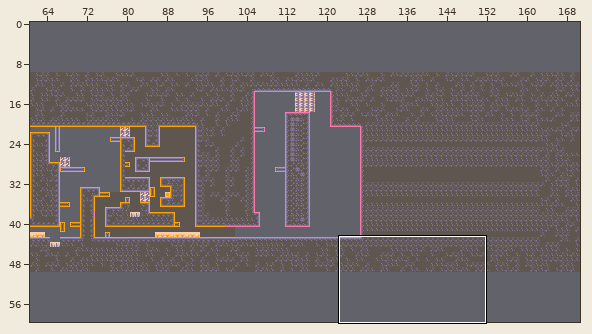
Two versions of a level (Tiled map, res/maps/simple_map.tmx). The picture above shows the old version from afar; the outline marks the close-up.
Close-up. The starting point:
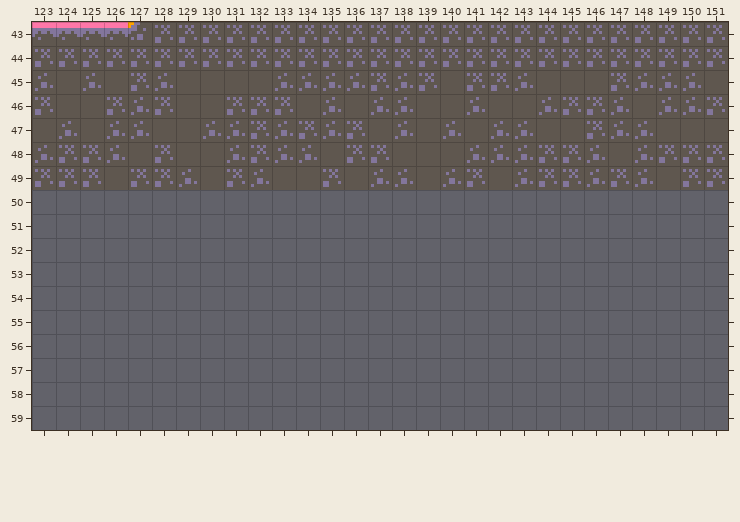
Cells are 8x8 px. Shown: x 123..151, y 43..59. The commit also changed other parts of the map, which this record leaves out. The old version is drawn lined up with the new one.
And afterwards:
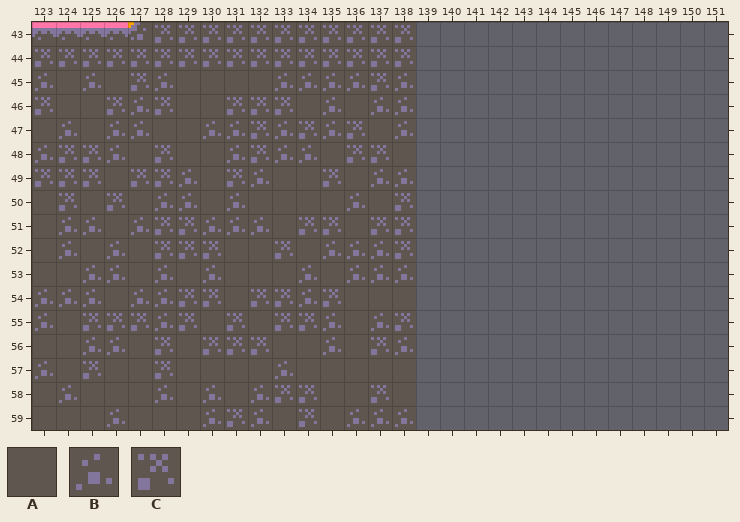
Key: from "tilemap_packed": A 2, B 17, C 32.
_ is an empty cell.
What changed:
map size 170x40 -> 139x60 cells (old content now starts at 1,10; both pictures use the new coordinates)
Layer "Collisions":
Tile A now appears in row 50 at x 123, 125, 127, 130, 132 to 135 and 137; in row 51 at x 123, 126, 133 and 136; in row 52 at x 123, 125, 127, 131 to 132 and 134; in row 53 at x 123 to 124, 127, 129, 131 to 133 and 135; in row 54 at x 126, 131 and 136 to 138; in row 55 at x 124, 130, 132 and 136.
Tile A now appears in row 56 at x 123 to 124, 127, 129, 133 to 134 and 136; in row 57 at x 124, 126 to 127, 129 to 132 and 134 to 138; in row 58 at x 123, 125 to 127, 129, 131, 135 to 136 and 138; in row 59 at x 123 to 125, 127 to 129, 133 and 135.
Tile B now appears in row 50 at x 128 to 129, 131 and 136; in row 51 at x 124 to 125, 127 and 130 to 132; in row 52 at x 124, 126 and 135 to 137; in row 53 at x 125 to 126, 128, 130, 134 and 136 to 138; in row 54 at x 123 to 125, 127 to 128 and 134; in row 55 at x 123, 128, 135 and 137.
Tile B now appears in row 56 at x 125 to 126, 135 and 138; in row 57 at x 123 and 133; in row 58 at x 124, 128, 130 and 132; in row 59 at x 126, 130, 132 and 136 to 138.
Tile C now appears in row 50 at x 124, 126 and 138; in row 51 at x 128 to 129, 134 to 135 and 137 to 138; in row 52 at x 128 to 130, 133 and 138; in row 54 at x 129 to 130, 132 to 133 and 135; in row 55 at x 125 to 127, 129, 131, 133 to 134 and 138; in row 56 at x 128, 130 to 132 and 137.
Tile C now appears in row 57 at x 125 and 128; in row 58 at x 133 to 134 and 137; in row 59 at x 131 and 134.
The edit erases tile A in row 45 at x 140, 144 to 146 and 151; in row 46 at x 139 to 140, 142 to 143 and 148; in row 47 at x 139, 141, 144 to 145 and 149 to 151; in row 48 at x 139 to 140 and 147; in row 49 at x 139, 142 and 149.
The edit erases tile B in row 45 at x 143 and 148 to 150; in row 46 at x 141, 144, 147 and 149 to 150; in row 47 at x 140, 142 to 143 and 147 to 148; in row 48 at x 141 to 143, 146 and 148; in row 49 at x 140, 143, 146 and 148.
The edit erases tile C in rows 43 to 44 at x 139 to 151; in row 45 at x 139, 141 to 142 and 147; in row 46 at x 145 to 146 and 151; in row 47 at x 146; in row 48 at x 144 to 145 and 149 to 151; in row 49 at x 141, 144 to 145, 147 and 150 to 151.
